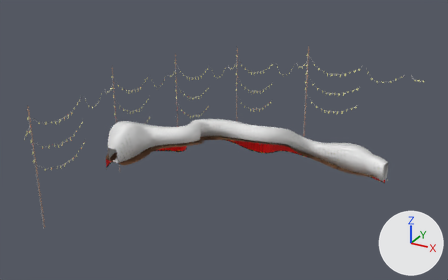
What one commit did to the FBX model Assets/Levels/Level3.fbx.
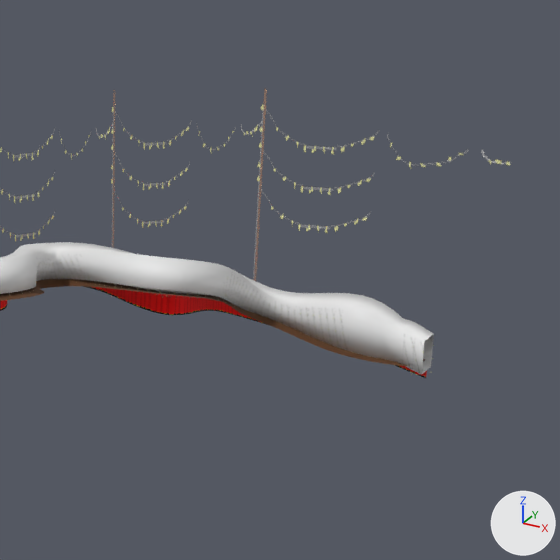
Each version appears first whole from a 50 mm lens placed at (71.3, -187.3, 133.1), pointed at (-47.5, 28.7, 25.1), and next in a close-up on the part from 41% to 100% of the width and 2% to 96% of the height. Every picture has the same lights, and +X, +Y and +Z are marked at lower right. Where no turn or scale is listed for an object, it has been applied to the vertices.

Objects in the first close-up: 'Decoration', 'Ground', 'GroundDecoration', 'WallPhysics'.
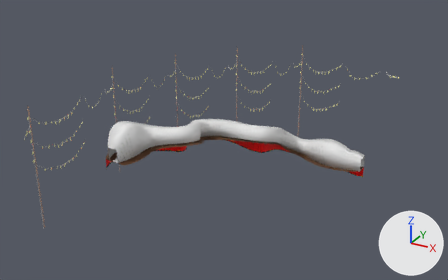
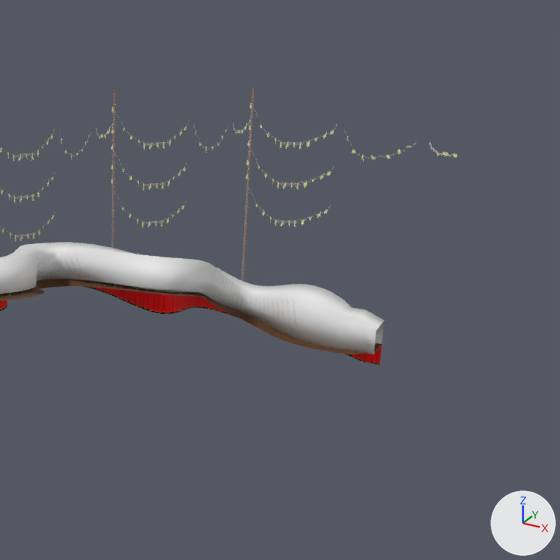
Commit message: connect levels more accurately

Where the newer file only moved an object's origin or applied its transform, the numbers keep the older frame.

Changed parts and their boxes [x1, y1, x2, y2] in the close-ups (560 x 560 px; the box of a moved part takes in the faces that stretch with it):
'WallPhysics', reshaped: before [0, 242, 434, 375]; after [0, 242, 384, 354]
'Ground', reshaped: before [0, 279, 426, 367]; after [0, 279, 381, 354]
'Decoration', reshaped: before [0, 104, 510, 297]; after [0, 103, 457, 297]
'GroundDecoration', reshaped: before [0, 280, 427, 378]; after [0, 286, 382, 365]
part 1 of me_circle_001, moved or reshaped: before [167, 104, 510, 280]; after [167, 103, 457, 281]
part 2 of me_nurbspath_003, moved or reshaped: before [133, 293, 427, 378]; after [133, 293, 382, 365]
part 3 of me_nurbspath_001, moved or reshaped: before [155, 257, 434, 375]; after [155, 257, 384, 354]
part 4 of me_nurbspath_006, moved or reshaped: before [149, 291, 426, 367]; after [149, 291, 381, 354]

What the commit changed:
me_nurbspath_001 is used by ob_wallphysics; location (0.0, 80.0, 0.0).
me_nurbspath_001 had 576 vertices, 572 faces and spanned x -84.5..12.5, y -87.1..6.4, z -1.0..35.2.
me_nurbspath_001 now has 576 vertices, 572 faces and spans x -84.5..0.0, y -87.1..6.4, z -0.9..35.2.
me_nurbspath_001 part 3: 228 of 576 vertices moved; they spanned x -47.8..12.5, y -36.1..6.4, z -1.0..26.3 and now span x -47.9..0.0, y -36.1..6.4, z -0.9..26.3; mean shift (-5.3, 0.1, 0.0); largest move (12.5, -0.8, -1.0) -> (0.0, 3.0, 0.0).
me_circle_001 has 24 vertices, 11 faces and spans x -102.0..19.9, y -39.0..102.0, z 0.0..52.9.
me_circle_001 is used by ob_decoration; location (0.0, 0.0, 0.0).
Before the commit, vertices of me_circle_001: 0 (0.0, 102.0, 0.0), 11 (19.9, 100.0, 0.0), 12 (0.0, 102.0, 52.9), 23 (19.9, 100.0, 52.9).
Part 1, on me_circle_001:
Vertices 0, 11, 12, 23 of me_circle_001 move by (-11.7, 0.0, 0.0).
Vertex 1 of me_circle_001 moves from (-19.9, 100.0, 0.0) to (-28.1, 100.0, 0.0).
Vertex 2 of me_circle_001 moves from (-39.0, 94.2, 0.0) to (-41.4, 94.2, 0.0).
Vertex 13 of me_circle_001 moves from (-19.9, 100.0, 52.9) to (-28.1, 100.0, 52.9).
Vertex 14 of me_circle_001 moves from (-39.0, 94.2, 52.9) to (-41.2, 94.2, 52.9).
me_nurbspath_003 is used by ob_grounddecoration; location (0.0, 80.0, 0.0).
me_nurbspath_003 had 288 vertices, 143 faces and spanned x -86.9..11.2, y -86.8..8.8, z -6.0..24.8.
me_nurbspath_003 now has 288 vertices, 143 faces and spans x -86.9..0.0, y -86.8..8.8, z -6.0..24.8.
me_nurbspath_003 part 2: 121 of 288 vertices moved; they spanned x -49.5..11.2, y -30.7..8.8, z -6.0..17.7 and now span x -49.5..0.0, y -30.7..8.8, z -6.0..17.7; mean shift (-4.5, 0.0, 0.0); largest move (-0.6, 6.6, -0.5) -> (-12.3, 6.6, -0.5).
me_nurbspath_006 is used by ob_ground; location (0.0, 80.0, 0.0).
me_nurbspath_006 had 288 vertices, 143 faces and spanned x -86.9..11.2, y -86.8..8.8, z -0.8..25.5.
me_nurbspath_006 now has 288 vertices, 143 faces and spans x -86.9..0.0, y -86.8..8.8, z -0.8..25.5.
me_nurbspath_006 part 4: 114 of 288 vertices moved; they spanned x -48.2..11.2, y -37.9..8.8, z -0.8..20.4 and now span x -48.3..0.0, y -37.9..8.8, z -0.8..20.4; mean shift (-5.2, 0.0, 0.0); largest move (-0.6, 6.6, -0.5) -> (-12.3, 6.6, -0.5).
